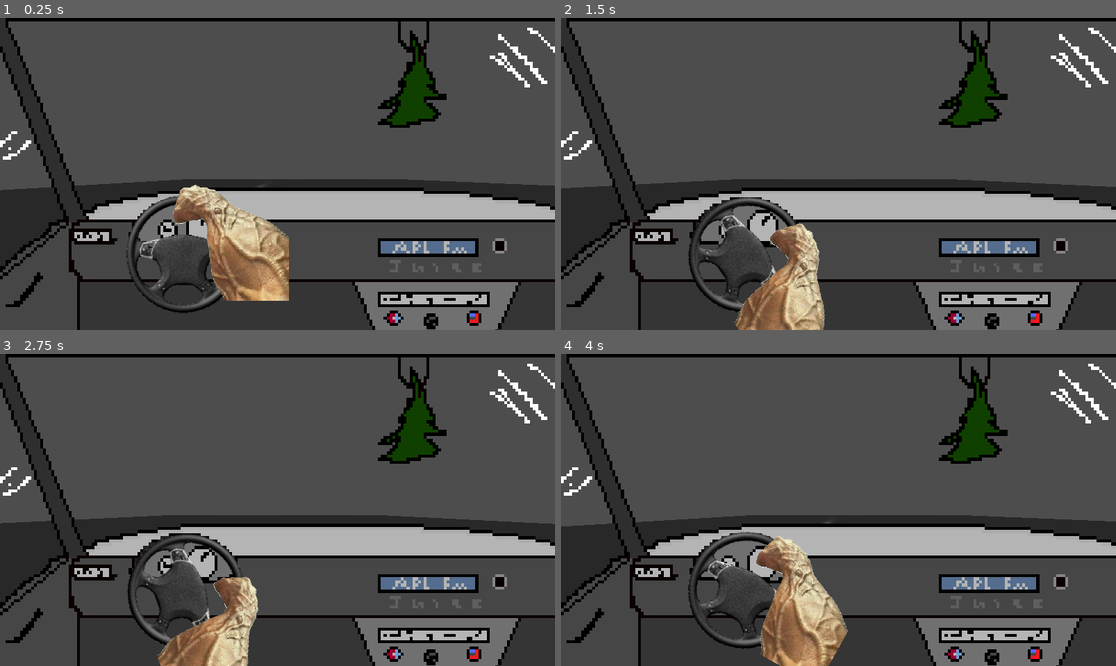
Above: before the commit, frames 1-4 (two rows, left to right).
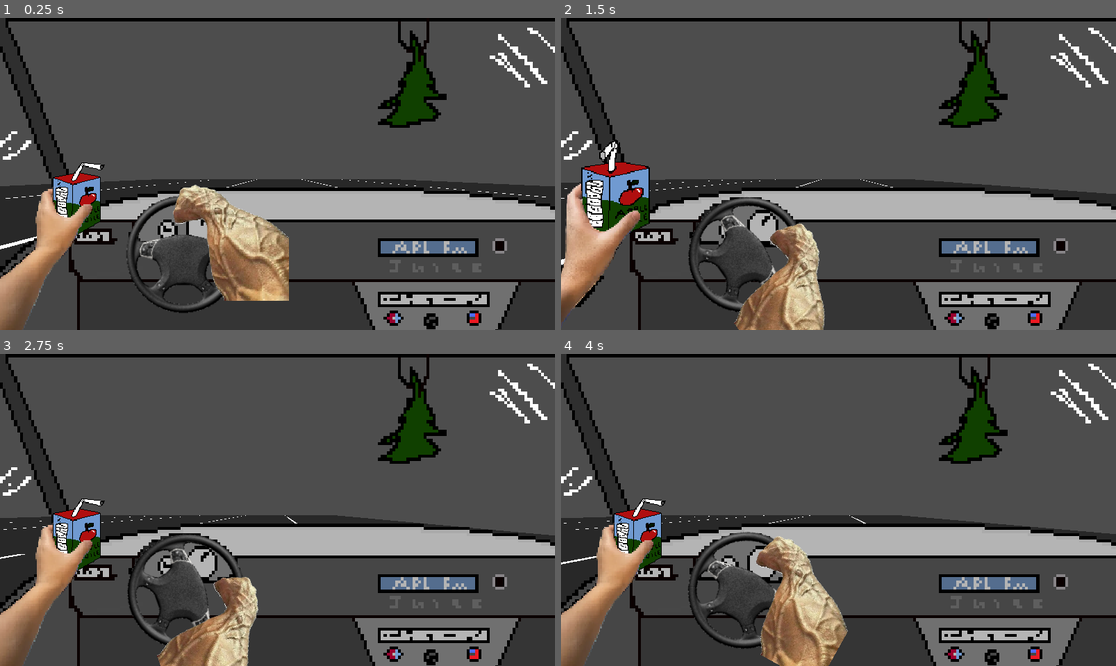
Above: after the commit, the same moments.

Repository: Gingerismycat/Brackeys-2025
Game: Godot game, scene res://nodes/test3d.tscn
Two runs of this game, one before a commit and one after it. Both use one fixed random seed, a clock stepped at 60 frames per second and the inputs below. Before the commit the project starts from res://3d tests/test3d.tscn.
Inputs:
- Up to frame 1 (0.25 s): no input
- Up to frame 2 (1.5 s): hold D (Right) 0.53-1.28 s; tap Q (Drink, bound only after the commit) at 0.6, 1.35 s; hold A (Left) from 1.28 s (still down)
- Up to frame 3 (2.75 s): release A (Left) at 2.03 s; hold D (Right) from 2.03 s (still down); tap Q (Drink, bound only after the commit) at 2.1 s
- Up to frame 4 (4 s): tap Q (Drink, bound only after the commit) at 2.85, 3.6 s; tap Enter at 3.5 s; release D (Right) at 3.53 s; hold A (Left) from 3.53 s (still down)

The runs differ from the first frame. In frame 1, 4.3% of the frame differs, in the area x 0-100%, y 46-100%; in frame 2, 5.7%, in the area x 0-100%, y 38-100%; in frame 3, 5.0%; in frame 4, 5.3%.

Commit message:
Worked on drunk feature

Diff:
--- a/3d tests/3d_rotate_wheel.tscn
+++ /dev/null
@@ -1,33 +0,0 @@
-[gd_scene load_steps=6 format=3 uid="uid://cesekmju5l2br"]
-
-[ext_resource type="Script" path="res://3d tests/3dmovecar.gd" id="1_mwmwg"]
-[ext_resource type="Texture2D" uid="uid://kguetdqhoa" path="res://3d tests/3dhand.png" id="2_66eco"]
-[ext_resource type="Script" path="res://3d tests/3dTurnable.gd" id="2_lyfdl"]
-[ext_resource type="Texture2D" uid="uid://ii8dls16q6vb" path="res://3d tests/higheresinterior.png" id="2_m3u33"]
-[ext_resource type="Texture2D" uid="uid://bolpob5n6rvd" path="res://3d tests/3dwheel.png" id="3_qhjkh"]
-
-[node name="Driver" type="Node3D"]
-transform = Transform3D(1, 0, 0, 0, 1, 0, 0, 0, 1, 0.113434, -0.288178, 0.323915)
-script = ExtResource("1_mwmwg")
-maxSideDistance = 10
-
-[node name="CarInterior" type="Sprite3D" parent="."]
-transform = Transform3D(0.0938047, 0, 0, 0, 0.102922, 0, 0, 0, 0.0877271, 0.000601023, 0.418366, -0.465866)
-texture_filter = 0
-texture = ExtResource("2_m3u33")
-
-[node name="Turnable" type="Node3D" parent="."]
-transform = Transform3D(1, 0, 0, 0, 1, 0, 0, 0, 1, -0.150869, 0.288, -0.327)
-script = ExtResource("2_lyfdl")
-
-[node name="Wheel" type="Sprite3D" parent="Turnable"]
-transform = Transform3D(0.0260385, 0, 0, 0, 0.0260385, 0, 0, 0, 0.318122, 0.000189997, 0.000129998, -0.000497997)
-texture = ExtResource("3_qhjkh")
-
-[node name="Hand" type="Sprite3D" parent="Turnable"]
-transform = Transform3D(0.0426923, 0, 0, 0, 0.0426923, 0, 0, 0, 0.743683, 0.0401632, 0.0704817, 0.021044)
-texture_filter = 0
-texture = ExtResource("2_66eco")
-
-[node name="Camera3D" type="Camera3D" parent="."]
-transform = Transform3D(1, 0, 0, 0, 1, 0, 0, 0, 1, 0, 0.421114, 0)
--- a/3d tests/3dmovecar.gd
+++ /dev/null
@@ -1,17 +0,0 @@
-extends Node3D
-
-@onready var driver = $"."
-@onready var currentPos = driver.global_position.x
-@export var movementSpeed = 25
-@export var maxSideDistance = 100
-# Called when the node enters the scene tree for the first time.
-func _ready():
-	pass # Replace with function body.
-
-
-# Called every frame. 'delta' is the elapsed time since the previous frame.
-func _process(delta):
-	if Input.is_action_pressed("Right") and driver.global_position.x < currentPos +maxSideDistance:
-		driver.global_position.x+=movementSpeed*delta
-	if Input.is_action_pressed("Left") and driver.global_position.x > currentPos -maxSideDistance:
-		driver.global_position.x-=movementSpeed*delta
--- a/3d tests/road 3d.tscn
+++ /dev/null
@@ -1,53 +0,0 @@
-[gd_scene load_steps=6 format=3 uid="uid://b64tq3cqrt83e"]
-
-[ext_resource type="Texture2D" uid="uid://drbmb5kmqc4e6" path="res://images/pixil-frame-0 (14).png" id="1_5b7r1"]
-[ext_resource type="Texture2D" uid="uid://cu8iubled3d2r" path="res://images/pixil-frame-0 (15).png" id="2_xixpb"]
-[ext_resource type="Texture2D" uid="uid://c1elljx4jwdjv" path="res://images/pixil-frame-0 (16).png" id="3_5aci8"]
-[ext_resource type="Texture2D" uid="uid://so65xq285nvr" path="res://images/pixil-frame-0 (17).png" id="4_po7v1"]
-
-[sub_resource type="SpriteFrames" id="SpriteFrames_sugu1"]
-animations = [{
-"frames": [{
-"duration": 1.0,
-"texture": ExtResource("1_5b7r1")
-}, {
-"duration": 1.0,
-"texture": ExtResource("2_xixpb")
-}, {
-"duration": 1.0,
-"texture": ExtResource("3_5aci8")
-}],
-"loop": true,
-"name": &"default",
-"speed": 5.0
-}]
-
-[node name="Node3D" type="Node3D"]
-
-[node name="Sprite3D" type="Sprite3D" parent="."]
-transform = Transform3D(-3.49691e-07, -5.4, 0, -3.49691e-07, 1.03177e-14, -1, 8, -2.36042e-07, -4.37114e-08, 0.0226316, -0.0298691, 0.127807)
-texture = ExtResource("4_po7v1")
-
-[node name="AnimatedSprite3D4" type="AnimatedSprite3D" parent="."]
-transform = Transform3D(-2.35779e-07, 5.394, -2.35779e-07, -3.42667e-21, -2.35779e-07, -5.394, -5.394, -2.35779e-07, 1.03062e-14, -0.0271838, 0.137541, -6.73861)
-sprite_frames = SubResource("SpriteFrames_sugu1")
-autoplay = "default"
-frame_progress = 0.455353
-
-[node name="AnimatedSprite3D3" type="AnimatedSprite3D" parent="."]
-transform = Transform3D(-2.35779e-07, 5.394, -2.35779e-07, -1.25645e-20, -2.35779e-07, -5.394, -5.394, -2.35779e-07, 1.03062e-14, -0.0626795, -0.0872364, -2.6487)
-sprite_frames = SubResource("SpriteFrames_sugu1")
-autoplay = "default"
-frame_progress = 0.020977
-
-[node name="AnimatedSprite3D" type="AnimatedSprite3D" parent="."]
-transform = Transform3D(-2.35779e-07, 5.394, -2.35779e-07, 0, -2.35779e-07, -5.394, -5.394, -2.35779e-07, 1.03062e-14, -0.0811236, -0.0233977, 2.04248)
-sprite_frames = SubResource("SpriteFrames_sugu1")
-autoplay = "default"
-frame_progress = 0.534966
-
-[node name="AnimatedSprite3D2" type="AnimatedSprite3D" parent="."]
-transform = Transform3D(-2.35779e-07, 5.394, -2.35779e-07, 0, -2.35779e-07, -5.394, -5.394, -2.35779e-07, 1.03062e-14, 0.234987, 0.0976577, 6.20372)
-sprite_frames = SubResource("SpriteFrames_sugu1")
-autoplay = "default"
-frame_progress = 0.400022
--- a/3d tests/test3d.tscn
+++ /dev/null
@@ -1,13 +0,0 @@
-[gd_scene load_steps=3 format=3 uid="uid://c1pk8i4lqmq3t"]
-
-[ext_resource type="PackedScene" uid="uid://cesekmju5l2br" path="res://3d tests/3d_rotate_wheel.tscn" id="2_684i5"]
-[ext_resource type="PackedScene" uid="uid://b64tq3cqrt83e" path="res://3d tests/road 3d.tscn" id="2_p5phq"]
-
-[node name="3DMain" type="Node3D"]
-transform = Transform3D(0.875472, 0, 0, 0, 0.875472, 0, 0, 0, 0.875472, 0, 0, 0)
-
-[node name="Driver" parent="." instance=ExtResource("2_684i5")]
-transform = Transform3D(1, 0, 0, 0, 1, 0, 0, 0, 1, 0.843798, 1.06963, 2.15558)
-
-[node name="Node3D" parent="." instance=ExtResource("2_p5phq")]
-transform = Transform3D(-2.36041e-07, 0, 4.817, 0, 3.305, 0, -5.4, 0, -2.10558e-07, 8.72308, -1.14224, -32.9265)
--- a/main.tscn
+++ /dev/null
@@ -1,15 +0,0 @@
-[gd_scene load_steps=3 format=3 uid="uid://dqh5b205y31hq"]
-
-[ext_resource type="PackedScene" uid="uid://3rvyi2c5s0sm" path="res://nodes/rotatewheel.tscn" id="1_b50rc"]
-[ext_resource type="PackedScene" uid="uid://ddrbmbuf7002n" path="res://nodes/road.tscn" id="1_piu87"]
-
-[node name="Main" type="Node2D"]
-position = Vector2(-1, 1)
-
-[node name="road" parent="." instance=ExtResource("1_piu87")]
-position = Vector2(56, 133)
-scale = Vector2(-0.897624, 0.306304)
-
-[node name="Driver" parent="." instance=ExtResource("1_b50rc")]
-position = Vector2(1, -3)
-scale = Vector2(1.00117, 0.972309)
--- /dev/null
+++ b/nodes/3d_rotate_wheel.tscn
@@ -0,0 +1,69 @@
+[gd_scene load_steps=10 format=3 uid="uid://cesekmju5l2br"]
+
+[ext_resource type="Script" path="res://scripts/3dmovecar.gd" id="1_mwmwg"]
+[ext_resource type="Texture2D" uid="uid://kguetdqhoa" path="res://images/3dhand.png" id="2_66eco"]
+[ext_resource type="Script" path="res://scripts/3dTurnable.gd" id="2_lyfdl"]
+[ext_resource type="Texture2D" uid="uid://ii8dls16q6vb" path="res://images/higheresinterior.png" id="2_m3u33"]
+[ext_resource type="Texture2D" uid="uid://bolpob5n6rvd" path="res://images/3dwheel.png" id="3_qhjkh"]
+[ext_resource type="Texture2D" uid="uid://cg4odvc6eqvsu" path="res://images/drinking1.png" id="6_i0wgq"]
+[ext_resource type="Texture2D" uid="uid://cy6lb1fkavxrr" path="res://images/drinking2.png" id="7_jspq6"]
+[ext_resource type="Texture2D" uid="uid://crspkbguy66ns" path="res://images/drinking3.png" id="8_scv5u"]
+
+[sub_resource type="SpriteFrames" id="SpriteFrames_7ly42"]
+animations = [{
+"frames": [{
+"duration": 1.0,
+"texture": ExtResource("6_i0wgq")
+}, {
+"duration": 1.0,
+"texture": ExtResource("7_jspq6")
+}, {
+"duration": 1.0,
+"texture": ExtResource("8_scv5u")
+}],
+"loop": false,
+"name": &"default",
+"speed": 5.0
+}]
+
+[node name="Driver" type="Node3D"]
+transform = Transform3D(1, 0, 0, 0, 1, 0, 0, 0, 1, 0.113434, -0.288178, 0.323915)
+script = ExtResource("1_mwmwg")
+movementSpeed = 10
+
+[node name="CarInterior" type="Sprite3D" parent="."]
+transform = Transform3D(0.0938047, 0, 0, 0, 0.102922, 0, 0, 0, 0.0877271, 0.000601023, 0.418366, -0.465866)
+texture_filter = 0
+render_priority = 2
+texture = ExtResource("2_m3u33")
+
+[node name="Turnable" type="Node3D" parent="."]
+transform = Transform3D(1, 0, 0, 0, 1, 0, 0, 0, 1, -0.150869, 0.288, -0.327)
+script = ExtResource("2_lyfdl")
+
+[node name="Wheel" type="Sprite3D" parent="Turnable"]
+transform = Transform3D(0.0260385, 0, 0, 0, 0.0260385, 0, 0, 0, 0.318122, 0.000189997, 0.000129998, -0.000497997)
+render_priority = 2
+texture = ExtResource("3_qhjkh")
+
+[node name="Hand" type="Sprite3D" parent="Turnable"]
+transform = Transform3D(0.0426923, 0, 0, 0, 0.0426923, 0, 0, 0, 0.743683, 0.0401632, 0.0704817, 0.021044)
+texture_filter = 0
+render_priority = 2
+texture = ExtResource("2_66eco")
+
+[node name="Camera3D" type="Camera3D" parent="."]
+transform = Transform3D(1, 0, 0, 0, 1, 0, 0, 0, 1, 0, 0.421114, 0)
+
+[node name="Juice" type="AnimatedSprite3D" parent="."]
+transform = Transform3D(0.05327, 0, 0, 0, 0.05327, 0, 0, 0, 0.0753276, -0.311565, 0.34825, -0.293212)
+texture_filter = 0
+render_priority = 3
+sprite_frames = SubResource("SpriteFrames_7ly42")
+
+[node name="DelayTimer" type="Timer" parent="."]
+one_shot = true
+
+[node name="DrinkTimer" type="Timer" parent="."]
+wait_time = 5.0
+one_shot = true
--- a/nodes/main.tscn
+++ /dev/null
@@ -1,8 +0,0 @@
-[gd_scene load_steps=2 format=3 uid="uid://0yo28qwe2a37"]
-
-[ext_resource type="PackedScene" uid="uid://3rvyi2c5s0sm" path="res://nodes/rotatewheel.tscn" id="1_u05lf"]
-
-[node name="Main" type="Node2D"]
-position = Vector2(871, 532)
-
-[node name="Driver" parent="." instance=ExtResource("1_u05lf")]
--- /dev/null
+++ b/nodes/road 3d.tscn
@@ -0,0 +1,61 @@
+[gd_scene load_steps=6 format=3 uid="uid://b64tq3cqrt83e"]
+
+[ext_resource type="Texture2D" uid="uid://drbmb5kmqc4e6" path="res://images/road1.png" id="1_5b7r1"]
+[ext_resource type="Texture2D" uid="uid://cu8iubled3d2r" path="res://images/road4.png" id="2_xixpb"]
+[ext_resource type="Texture2D" uid="uid://c1elljx4jwdjv" path="res://images/road3.png" id="3_5aci8"]
+[ext_resource type="Texture2D" uid="uid://so65xq285nvr" path="res://images/road2.png" id="4_po7v1"]
+
+[sub_resource type="SpriteFrames" id="SpriteFrames_sugu1"]
+animations = [{
+"frames": [{
+"duration": 1.0,
+"texture": ExtResource("1_5b7r1")
+}, {
+"duration": 1.0,
+"texture": ExtResource("2_xixpb")
+}, {
+"duration": 1.0,
+"texture": ExtResource("3_5aci8")
+}],
+"loop": true,
+"name": &"default",
+"speed": 5.0
+}]
+
+[node name="Node3D" type="Node3D"]
+
+[node name="road" type="Sprite3D" parent="."]
+transform = Transform3D(-3.49691e-07, -5.4, 0, -3.49691e-07, 1.03177e-14, -1, 8, -2.36042e-07, -4.37114e-08, 0.0226316, -0.0298691, 0.127807)
+texture = ExtResource("4_po7v1")
+
+[node name="marker1" type="AnimatedSprite3D" parent="."]
+transform = Transform3D(-2.35779e-07, 5.394, -2.35779e-07, -3.42667e-21, -2.35779e-07, -5.394, -5.394, -2.35779e-07, 1.03062e-14, -0.027, -0.087, -6.739)
+texture_filter = 0
+render_priority = 1
+sprite_frames = SubResource("SpriteFrames_sugu1")
+autoplay = "default"
+frame_progress = 0.455353
+
+[node name="marker2" type="AnimatedSprite3D" parent="."]
+transform = Transform3D(-2.35779e-07, 5.394, -2.35779e-07, -1.25645e-20, -2.35779e-07, -5.394, -5.394, -2.35779e-07, 1.03062e-14, -0.0626795, -0.0872364, -2.6487)
+texture_filter = 0
+render_priority = 1
+sprite_frames = SubResource("SpriteFrames_sugu1")
+autoplay = "default"
+frame_progress = 0.020977
+
+[node name="marker3" type="AnimatedSprite3D" parent="."]
+transform = Transform3D(-2.35779e-07, 5.394, -2.35779e-07, 0, -2.35779e-07, -5.394, -5.394, -2.35779e-07, 1.03062e-14, -0.081, -0.087, 2.042)
+texture_filter = 0
+render_priority = 1
+sprite_frames = SubResource("SpriteFrames_sugu1")
+autoplay = "default"
+frame_progress = 0.534966
+
+[node name="marker4" type="AnimatedSprite3D" parent="."]
+transform = Transform3D(0.0187318, 5.39397, -0.00059341, -0.00881695, -0.000562714, -5.39399, -5.39396, 0.0187328, 0.00881494, 0.235, -0.087, 6.204)
+texture_filter = 0
+render_priority = 1
+sprite_frames = SubResource("SpriteFrames_sugu1")
+autoplay = "default"
+frame_progress = 0.400022
--- a/nodes/road.tscn
+++ /dev/null
@@ -1,34 +0,0 @@
-[gd_scene load_steps=5 format=3 uid="uid://ddrbmbuf7002n"]
-
-[ext_resource type="Texture2D" uid="uid://dbdf5xnxbygug" path="res://images/road.png" id="1_uarbg"]
-[ext_resource type="Texture2D" uid="uid://bg13jvnikdtcv" path="res://images/roadline1.png" id="2_kbcfv"]
-[ext_resource type="Texture2D" uid="uid://dvbp340usi6vm" path="res://images/roadline2.png" id="3_r43lj"]
-
-[sub_resource type="SpriteFrames" id="SpriteFrames_bhvbv"]
-animations = [{
-"frames": [{
-"duration": 1.0,
-"texture": ExtResource("2_kbcfv")
-}, {
-"duration": 1.0,
-"texture": ExtResource("3_r43lj")
-}],
-"loop": true,
-"name": &"default",
-"speed": 10.0
-}]
-
-[node name="Node2D" type="Node2D"]
-
-[node name="Road-removebg-preview" type="Sprite2D" parent="."]
-position = Vector2(5, -191)
-scale = Vector2(14.7077, 2.9525)
-texture = ExtResource("1_uarbg")
-
-[node name="AnimatedSprite2D" type="AnimatedSprite2D" parent="."]
-position = Vector2(-2, 7.99998)
-scale = Vector2(15.2303, -3.68058)
-sprite_frames = SubResource("SpriteFrames_bhvbv")
-autoplay = "default"
-frame = 1
-frame_progress = 0.22486
--- a/nodes/rotatewheel.tscn
+++ /dev/null
@@ -1,44 +0,0 @@
-[gd_scene load_steps=7 format=3 uid="uid://3rvyi2c5s0sm"]
-
-[ext_resource type="Script" path="res://scripts/movecar.gd" id="1_gcgok"]
-[ext_resource type="Script" path="res://scripts/turnable.gd" id="1_k2ujg"]
-[ext_resource type="Texture2D" uid="uid://fwb2cus5u0qj" path="res://images/sky.png" id="2_6cttt"]
-[ext_resource type="Texture2D" uid="uid://cpouu6t6rk5p5" path="res://images/15csv3.png" id="2_olife"]
-[ext_resource type="Texture2D" uid="uid://bilgfvbna20fh" path="res://images/15csv2.png" id="3_2g41i"]
-[ext_resource type="Texture2D" uid="uid://deg3y8hm2snwh" path="res://images/carinterior(DO NOT USE FOR 3D).png" id="3_20glg"]
-
-[node name="Driver" type="Node2D"]
-position = Vector2(4, 0)
-scale = Vector2(0.996868, 1)
-script = ExtResource("1_gcgok")
-movementSpeed = 100
-maxSideDistance = 1000
-
-[node name="sky" type="Sprite2D" parent="."]
-visible = false
-position = Vector2(77.5, -251)
-scale = Vector2(2.175, 1.26667)
-texture = ExtResource("2_6cttt")
-
-[node name="CarInterior" type="Sprite2D" parent="."]
-texture_filter = 1
-position = Vector2(70.5001, 5.74999)
-scale = Vector2(6.595, 6.595)
-texture = ExtResource("3_20glg")
-
-[node name="Turnable" type="Node2D" parent="."]
-position = Vector2(-144, 192)
-script = ExtResource("1_k2ujg")
-
-[node name="Wheel" type="Sprite2D" parent="Turnable"]
-texture_filter = 1
-position = Vector2(1, -1)
-scale = Vector2(0.382447, 0.385638)
-texture = ExtResource("2_olife")
-
-[node name="Hand" type="Sprite2D" parent="Turnable"]
-position = Vector2(57, -95)
-scale = Vector2(0.741979, 0.706146)
-texture = ExtResource("3_2g41i")
-
-[node name="Camera2D" type="Camera2D" parent="."]
--- /dev/null
+++ b/nodes/test3d.tscn
@@ -0,0 +1,14 @@
+[gd_scene load_steps=3 format=3 uid="uid://bu6ei70r4t1wd"]
+
+[ext_resource type="PackedScene" uid="uid://cesekmju5l2br" path="res://nodes/3d_rotate_wheel.tscn" id="2_b6n6c"]
+[ext_resource type="PackedScene" uid="uid://b64tq3cqrt83e" path="res://nodes/road 3d.tscn" id="2_v3au1"]
+
+[node name="3DMain" type="Node3D"]
+transform = Transform3D(0.875472, 0, 0, 0, 0.875472, 0, 0, 0, 0.875472, 0, 0, 0)
+
+[node name="Driver" parent="." instance=ExtResource("2_b6n6c")]
+transform = Transform3D(1, 0, 0, 0, 1, 0, 0, 0, 1, 0, 1.273, 5.764)
+maxSideDistance = 10
+
+[node name="Node3D" parent="." instance=ExtResource("2_v3au1")]
+transform = Transform3D(-4.99289e-08, 0, -1.14224, 0, 1.14224, 0, 1.14224, 0, -4.99289e-08, 0, 1.14224, -2.28448)
--- a/project.godot
+++ b/project.godot
@@ -11,9 +11,13 @@
 [application]
 
 config/name="Brackey's 2025.1"
-run/main_scene="res://3d tests/test3d.tscn"
+run/main_scene="res://nodes/test3d.tscn"
 config/features=PackedStringArray("4.3", "Forward Plus")
 config/icon="res://icon.svg"
+
+[autoload]
+
+Drunkness="*res://scripts/drunkness.gd"
 
 [input]
 
@@ -29,6 +33,11 @@
 , Object(InputEventKey,"resource_local_to_scene":false,"resource_name":"","device":-1,"window_id":0,"alt_pressed":false …(186 unchanged characters)…
 ]
 }
+Drink={
+"deadzone": 0.5,
+"events": [Object(InputEventKey,"resource_local_to_scene":false,"resource_name":"","device":-1,"window_id":0,"alt_pressed":false,"shift_pressed":false,"ctrl_pressed":false,"meta_pressed":false,"pressed":false,"keycode":0,"physical_keycode":81,"key_label":0,"unicode":113,"location":0,"echo":false,"script":null)
+]
+}
 
 [rendering]
 
--- a/3d tests/3dTurnable.gd
+++ b/scripts/3dTurnable.gd
@@ -4,6 +4,8 @@
 @export var rotationSpeed = 0.03
 @export var wheelRadMax = 1.3
 @export var returnSpeed = 10
+@onready var drink_timer = $"../DrinkTimer"
+@onready var juice = $"../Juice"
 
 # Called when the node enters the scene tree for the first time.
 func _ready():
@@ -23,3 +25,12 @@
 			turnable.rotation.z+=returnSpeed*delta
 		if turnable.rotation.z > 0:
 			turnable.rotation.z-=returnSpeed*delta
+
+
+
+	if Input.is_action_just_pressed("Drink") && drink_timer.time_left == 0:
+		Drunkness.drunk+=1
+		drink_timer.start()
+		juice.play()
+		await juice.animation_finished
+		juice.play_backwards()
--- /dev/null
+++ b/scripts/3dmovecar.gd
@@ -0,0 +1,25 @@
+extends Node3D
+
+@onready var driver = $"."
+@onready var currentPos = driver.global_position.x
+@export var movementSpeed = 25
+@export var maxSideDistance = 25
+@onready var delay_timer = $DelayTimer
+
+# Called when the node enters the scene tree for the first time.
+func _ready():
+	print(movementSpeed)
+	print(maxSideDistance)
+	pass # Replace with function body.
+
+
+# Called every frame. 'delta' is the elapsed time since the previous frame.
+func _process(delta):
+	if(delay_timer.time_left == 0):
+		if Input.is_action_pressed("Right") and driver.global_position.x < currentPos +maxSideDistance:
+			driver.global_position.x+=movementSpeed*delta
+		if Input.is_action_pressed("Left") and driver.global_position.x > currentPos -maxSideDistance:
+			driver.global_position.x-=movementSpeed*delta
+		if(Drunkness.drunk>0 && randi_range(0,100) > 100-Drunkness.drunk):
+			delay_timer.set_wait_time(0.1)
+			delay_timer.start()
--- /dev/null
+++ b/scripts/drunkness.gd
@@ -0,0 +1,3 @@
+extends Node
+
+var drunk = 0
Binary file removed: images/15csv2.png
Renamed: 3d tests/3dhand.png -> images/3dhand.png
Not shown, added: images/3dhand.png.import
Renamed: 3d tests/3dwheel.png -> images/3dwheel.png
Not shown, changed: images/3dwheel.png.import
Binary file added: images/drinking1.png
Not shown, changed: images/drinking1.png.import
Binary file added: images/drinking2.png
Not shown, changed: images/drinking2.png.import
Binary file added: images/drinking3.png
Not shown, changed: images/drinking3.png.import
Renamed: 3d tests/higheresinterior.png -> images/higheresinterior.png
(and 9 more such lines)
